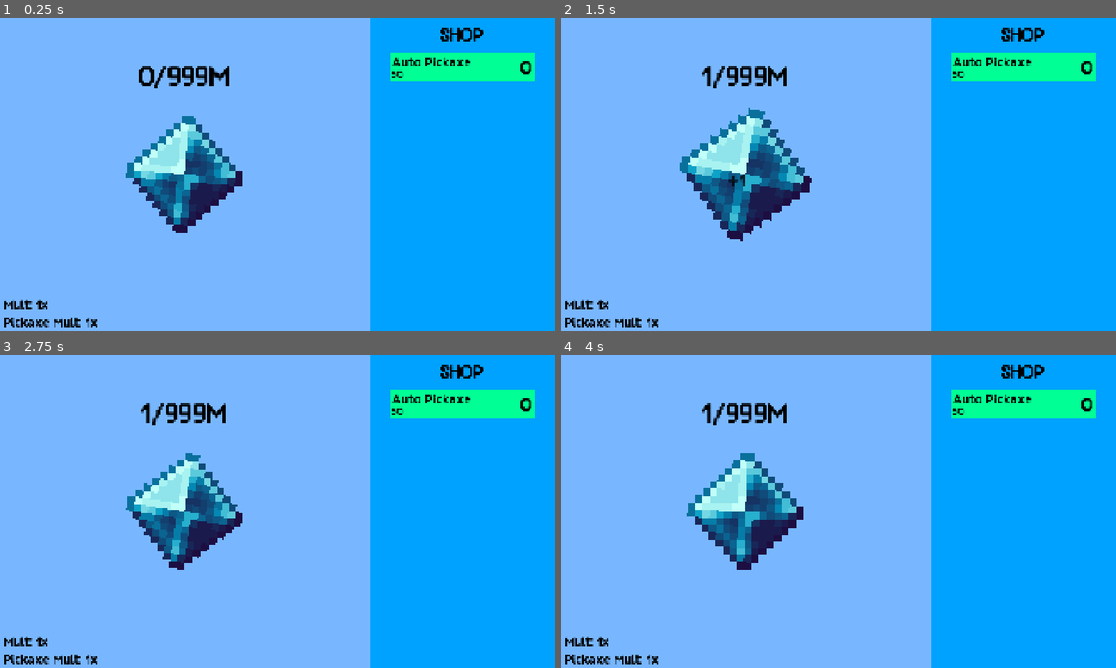
Above: before the commit, frames 1-4 (two rows, left to right).
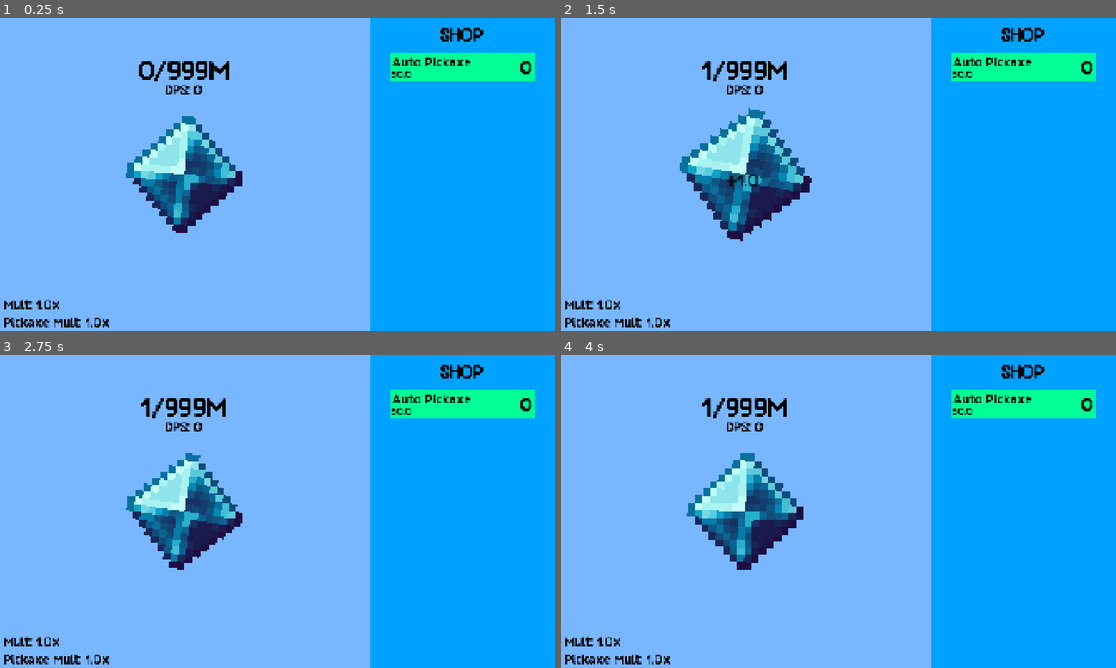
Above: after the commit, the same moments.

Repository: kyteidev/diamond-clicker-ultimate
Game: Godot game, scene res://scenes/game.tscn
Same seed, same stepped clock (60 frames per second), same inputs: the game is played once before the commit and once after it.
Inputs (mouse positions are in pixels of both pictures, inside the frame that each line leads up to):
- Up to frame 1 (0.25 s): no input
- Up to frame 2 (1.5 s): move the mouse to (960, 158) at 0.52 s; click (960, 158) at 0.6 s; move the mouse to (727, 190) at 1.27 s; click (727, 190) at 1.35 s
- Up to frame 3 (2.75 s): move the mouse to (333, 442) at 2.02 s; click (333, 442) at 2.1 s
- Up to frame 4 (4 s): move the mouse to (810, 574) at 2.77 s; click (810, 574) at 2.85 s; move the mouse to (1005, 558) at 3.52 s; click (1005, 558) at 3.6 s

The runs differ from the first frame. In frame 1, 1.0% of the frame differs, in the area x 7-75%, y 13-99%; in frame 2, 1.0%; in frame 3, 0.9%; in frame 4, 0.9%.

Commit message:
add automatic diamond collection

Diff:
--- a/scenes/game.tscn
+++ b/scenes/game.tscn
@@ -4,6 +4,7 @@
 [ext_resource type="Script" uid="uid://bta4yg2km3kqi" path="res://scripts/diamond.gd" id="2_lnu2h"]
 [ext_resource type="FontFile" uid="uid://byhs35j54epxn" path="res://assets/fonts/groundhog.ttf" id="3_iywne"]
 [ext_resource type="Script" uid="uid://b78uhgsmmy2lq" path="res://scripts/mult_container.gd" id="3_lbhrr"]
+[ext_resource type="Script" uid="uid://ba7ffy5lnu0qx" path="res://scripts/dps_label.gd" id="4_p57ef"]
 [ext_resource type="Script" uid="uid://4rgl3eussoow" path="res://scripts/shop.gd" id="5_p57ef"]
 
 [sub_resource type="LabelSettings" id="LabelSettings_yqjtg"]
@@ -64,14 +65,32 @@
 anchor_left = 0.5
 anchor_right = 0.5
 offset_left = -272.0
-offset_top = 135.0
+offset_top = 114.0
 offset_right = 272.0
-offset_bottom = 267.0
+offset_bottom = 246.0
 grow_horizontal = 2
 text = "999M/999M"
 label_settings = SubResource("LabelSettings_yqjtg")
 horizontal_alignment = 1
 vertical_alignment = 1
+
+[node name="DPSLabel" type="Label" parent="GamePanel" unique_id=993063856]
+layout_mode = 1
+anchors_preset = 8
+anchor_left = 0.5
+anchor_top = 0.5
+anchor_right = 0.5
+anchor_bottom = 0.5
+offset_left = -240.0
+offset_top = -321.0
+offset_right = 237.0
+offset_bottom = -264.0
+grow_horizontal = 2
+grow_vertical = 2
+text = "DPS: "
+label_settings = SubResource("LabelSettings_4iqke")
+horizontal_alignment = 1
+script = ExtResource("4_p57ef")
 
 [node name="MultContainer" type="VBoxContainer" parent="GamePanel" unique_id=1825145717]
 layout_mode = 1
@@ -86,7 +105,7 @@
 alignment = 1
 script = ExtResource("3_lbhrr")
 
-[node name="MultLabel" type="Label" parent="GamePanel/MultContainer" unique_id=993063856]
+[node name="MultLabel" type="Label" parent="GamePanel/MultContainer" unique_id=142709108]
 layout_mode = 2
 text = "Mult:"
 label_settings = SubResource("LabelSettings_4iqke")
--- a/scripts/diamond.gd
+++ b/scripts/diamond.gd
@@ -17,7 +17,7 @@
 
 
 func _physics_process(delta: float) -> void:
-	count_label.text = "%s/%s" % [sm.diamonds, "999M"]
+	count_label.text = "%s/%s" % [floori(sm.diamonds), "999M"]
 
 	# diamond rotation
 	time += delta
--- /dev/null
+++ b/scripts/dps_label.gd
@@ -0,0 +1,7 @@
+extends Label
+
+var sm := StateManager
+
+
+func _process(_delta: float) -> void:
+	text = "DPS: %s" % sm.dps
--- a/scripts/managers/state_manager.gd
+++ b/scripts/managers/state_manager.gd
@@ -1,6 +1,13 @@
 extends Node
 
-var diamonds = 0
+var diamonds := 0.0:
+	set(value):
+		diamonds = snapped(value, 0.01)
 
-var mult = 1
-var pick_mult = 1
+var mult := 1.0
+var pick_mult := 1.0
+var dps: int = 0
+
+
+func _process(delta: float) -> void:
+	diamonds += dps * delta
--- a/scripts/managers/upgrades_manager.gd
+++ b/scripts/managers/upgrades_manager.gd
@@ -1,3 +1,3 @@
 extends Node
 
-const UPGRADES = [{ "name": "Auto Pickaxe", "cost": 50 }]
+const UPGRADES = [{ "name": "Auto Pickaxe", "cost": 50.0, "dps": 1 }]
--- a/scripts/shop.gd
+++ b/scripts/shop.gd
@@ -13,6 +13,7 @@
 		data.name = upgrade.name
 		data.cost = upgrade.cost
 		data.count = 0
+		data.dps = upgrade.dps
 
 		add_child(item)
 		item.setup(data)
--- a/scripts/shop_item.gd
+++ b/scripts/shop_item.gd
@@ -36,6 +36,7 @@
 			if sm.diamonds >= data.cost:
 				data.count += 1
 				sm.diamonds -= data.cost
+				sm.dps += data.dps
 	else:
 		scale = scale + ((Vector2.ONE * BASE_SCALE - scale) / 2)
 
--- a/scripts/shop_item_data.gd
+++ b/scripts/shop_item_data.gd
@@ -2,5 +2,6 @@
 extends Resource
 
 @export var name: String
-@export var cost: int
+@export var cost: float
 @export var count: int
+@export var dps: int
Not shown, added: scripts/dps_label.gd.uid
